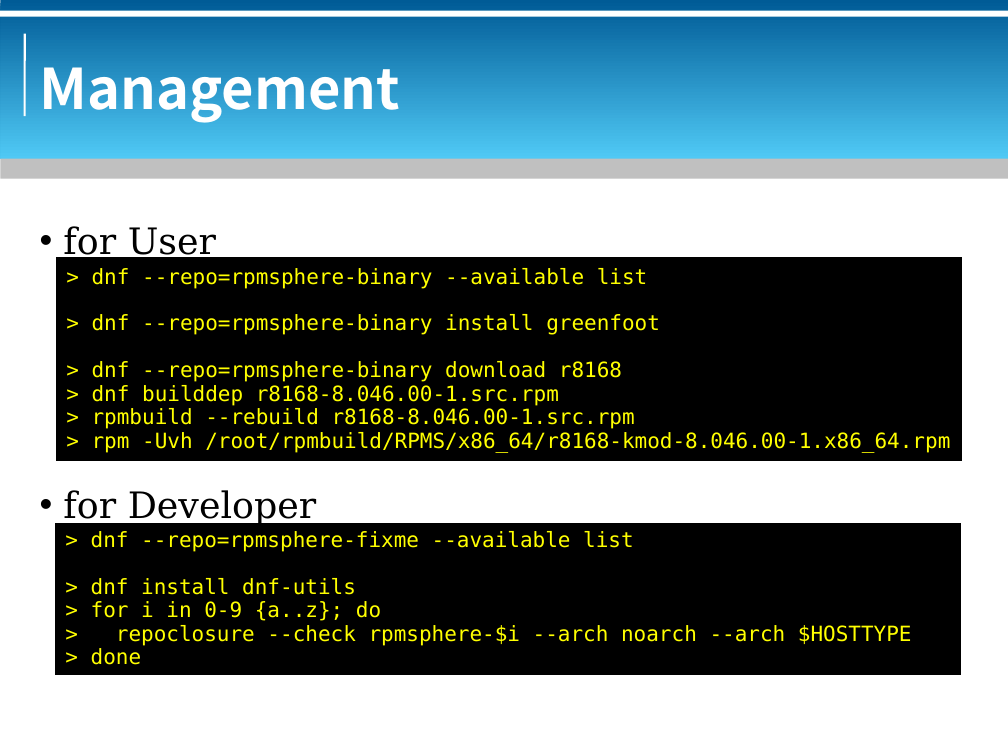
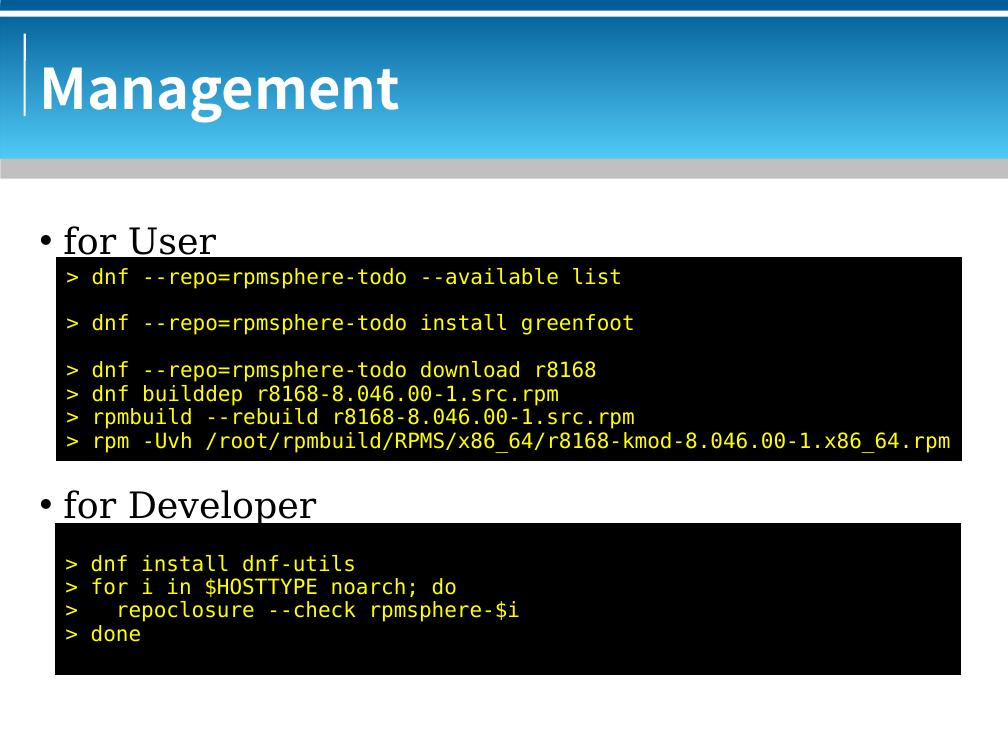
Before and after one commit to bluebat/.presentations, a slide deck: slide 6 of rpmsphere-repository.odp. Drawn at 1008x756 pixels with LibreOffice and Linux fonts; fonts in the diff are those of the drawing; background and template pictures are left out. Boxes give left, top, right and bottom in pixels: in the first picture for what was removed or moved away, otherwise in the second. Text is boxed around its words. In the diff, an @@ line names an element or a change of style, - is before the commit and + after.

Commit message:
update rpmsphere

```diff
--- a/rpmsphere-repository.odp
+++ b/rpmsphere-repository.odp
@@ text in rectangle at (92,268,635,382): text changed @@
-> dnf --repo=rpmsphere-binary --available list
-> dnf --repo=rpmsphere-binary install greenfoot
-> dnf --repo=rpmsphere-binary download r8168
+> dnf --repo=rpmsphere-todo --available list
+> dnf --repo=rpmsphere-todo install greenfoot
+> dnf --repo=rpmsphere-todo download r8168
@@ text in rectangle at (91,531,634,552): paragraph removed @@
-> dnf --repo=rpmsphere-fixme --available list
@@ text in rectangle at (91,578,521,622): text changed @@
-> for i in 0-9 {a..z}; do
-> repoclosure --check rpmsphere-$i --arch noarch --arch $HOSTTYPE
+> for i in $HOSTTYPE noarch; do
+> repoclosure --check rpmsphere-$i
```
Also in this commit, not shown: 4 other slides changed.
